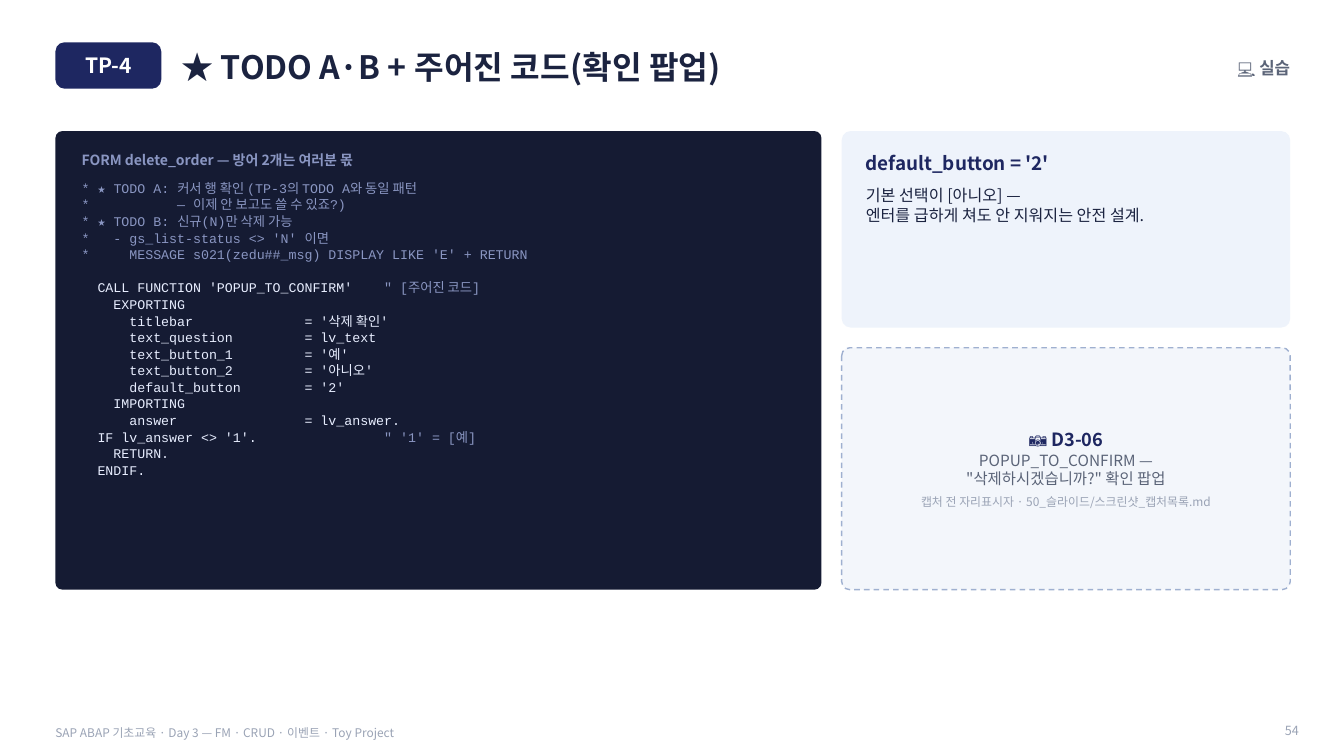
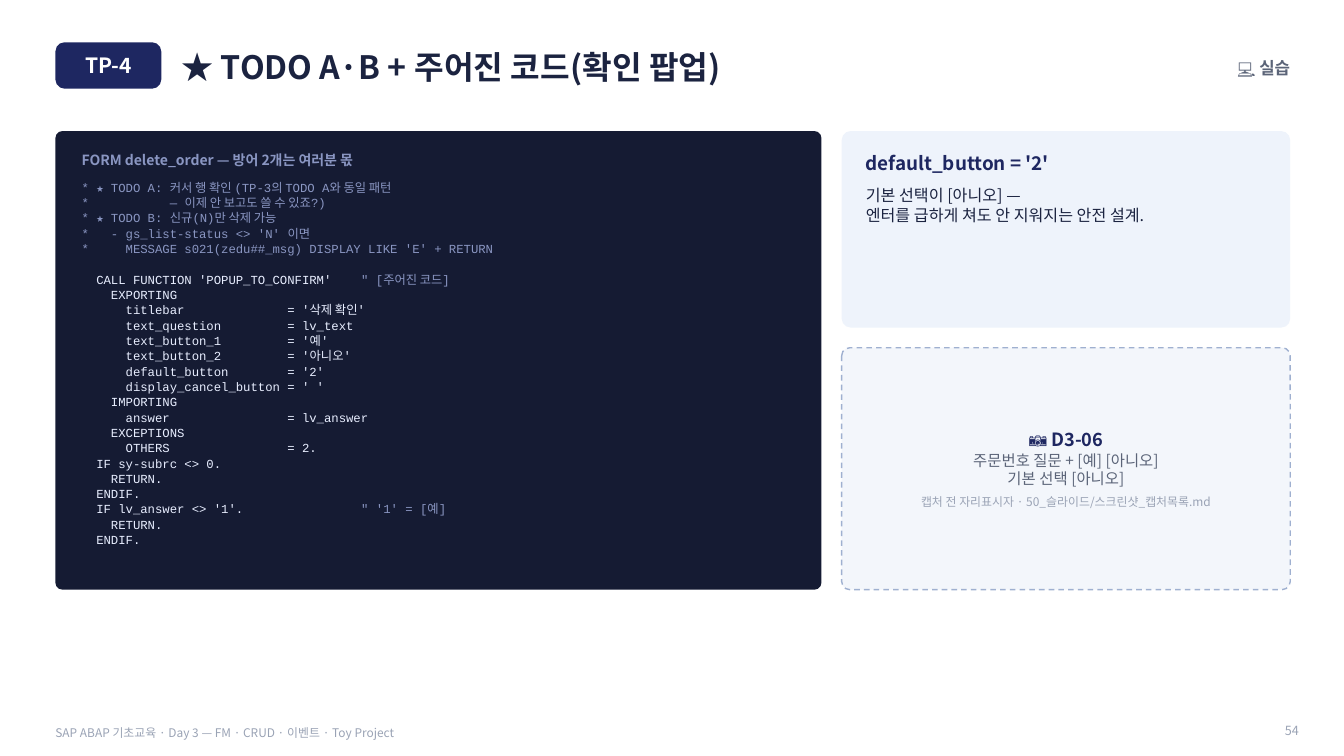
Before and after one commit to qdwe93/abap_beginner_2026, a slide deck: slide 54 of 50_슬라이드/SLIDES_Day3.pptx. Drawn at 1344x756 pixels with LibreOffice and Linux fonts; fonts in the diff are those of the drawing. Boxes give left, top, right and bottom in pixels: in the first picture for what was removed or moved away, otherwise in the second. Text is boxed around its words. In the diff, an @@ line names an element or a change of style, - is before the commit and + after.

```diff
--- a/50_슬라이드/SLIDES_Day3.pptx
+++ b/50_슬라이드/SLIDES_Day3.pptx
@@ text at bbox=[96, 182, 493, 544]: size 9.5 to 8.8 pt in "* ★ TODO A: 커서 행 확인 ...", "* — 이제 안 보고도 쓸 수 ...", "* ★ TODO B: 신규(N)만 삭제 가능", "* - gs_list-status <> 'N' 이면" and 12 more places @@
@@ text at bbox=[126, 382, 280, 394]: paragraph added @@
+display_cancel_button = ' '
@@ text at bbox=[96, 413, 368, 498]: text changed; size 9.5 to 8.8 pt @@
-answer = lv_answer.
+answer = lv_answer
+EXCEPTIONS
+OTHERS = 2.
+IF sy-subrc <> 0.
+RETURN.
+ENDIF.
@@ text at bbox=[973, 453, 1159, 487]: text changed @@
-POPUP_TO_CONFIRM —
-"삭제하시겠습니까?" 확인 팝업
+주문번호 질문 + [예] [아니오]
+기본 선택 [아니오]
```
Also in this commit, not shown: 5 other slides changed, 6 other files.
